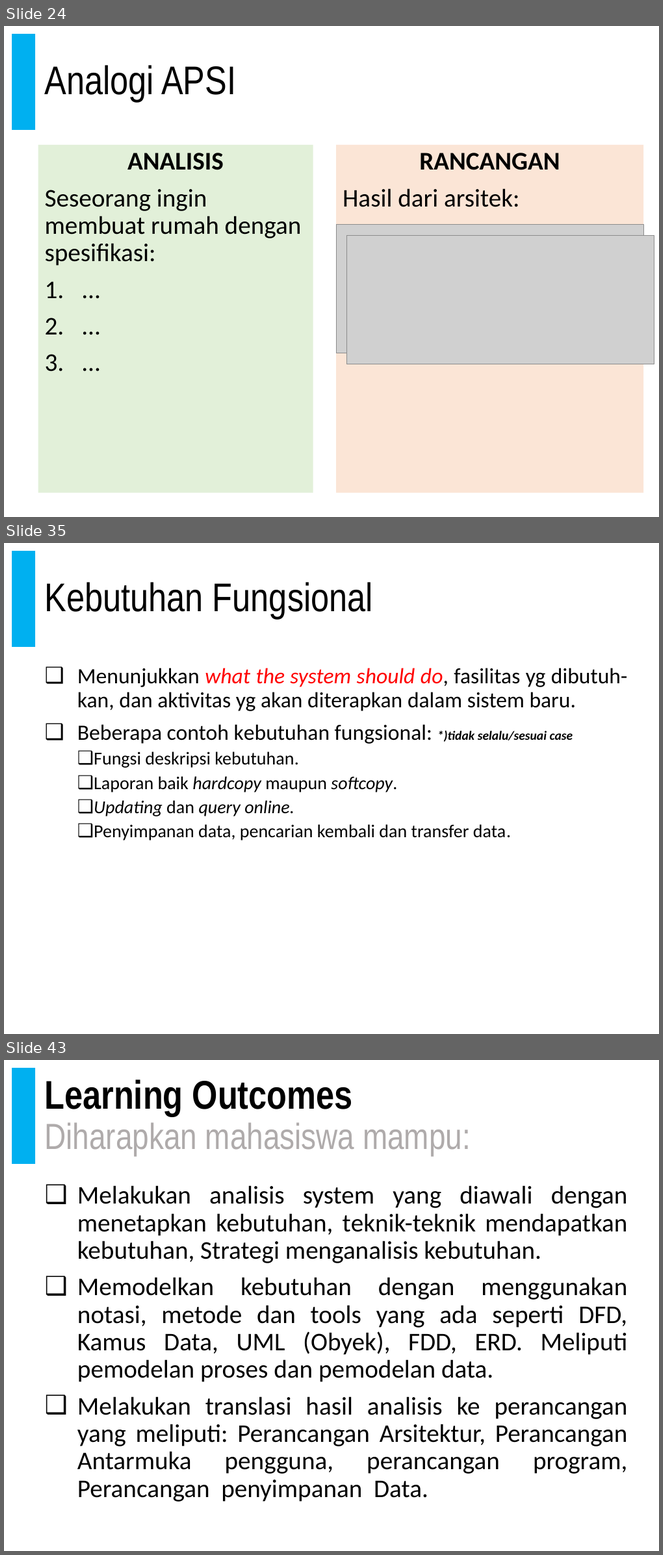
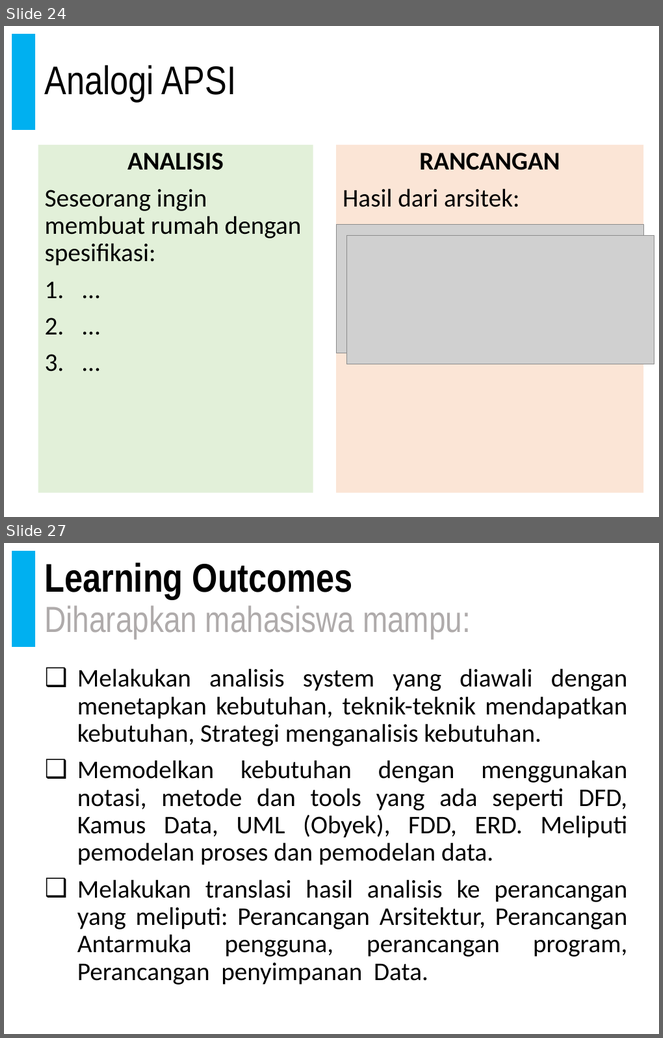
Before and after one commit to doniaft/Analisa-Desain-Sistem-Informasi, a slide deck: 1. Bahan Ajar/01. ADSI - Pendahuluan.pptx. Shown one above the other, each under a label of ours: slides 24, 35 and 43 before the commit, slides 24 and 27 after it; the slides between them are not shown. The pictures are 663x1555 and 663x1038 pixels, drawn with LibreOffice and Linux fonts; fonts in the diff are those of the drawing; grey boxes stand for pictures. Boxes give left, top, right and bottom in pixels: in the first picture for what was removed or moved away, otherwise in the second. Text is boxed around its words. In the diff, an @@ line names an element or a change of style, - is before the commit and + after.

```diff
--- a/1. Bahan Ajar/01. ADSI - Pendahuluan.pptx
+++ b/1. Bahan Ajar/01. ADSI - Pendahuluan.pptx
@@ slide 35 removed at (x1=4, y1=543, x2=659, y2=1034), background #FFFFFF; not listed: 2 template elements that a slide beside it also shows @@
@@ title removed at (x1=45, y1=582, x2=373, y2=619) @@
-Kebutuhan Fungsional
@@ text removed at (x1=77, y1=668, x2=628, y2=841) @@
-❑ Menunjukkan what the system should do, fasilitas yg dibutuh-kan, dan aktivitas yg akan diterapkan dalam sistem baru.
-❑ Beberapa contoh kebutuhan fungsional: *)tidak selalu/sesuai case
-  ❑ Fungsi deskripsi kebutuhan.
-  ❑ Laporan baik hardcopy maupun softcopy.
-  ❑ Updating dan query online.
-  ❑ Penyimpanan data, pencarian kembali dan transfer data.
@@ what was slide 43 is now slide 27 @@
```
Also in this commit, not shown: 10 slides changed, 1 slide added, 15 other slides removed, 1 other file.
